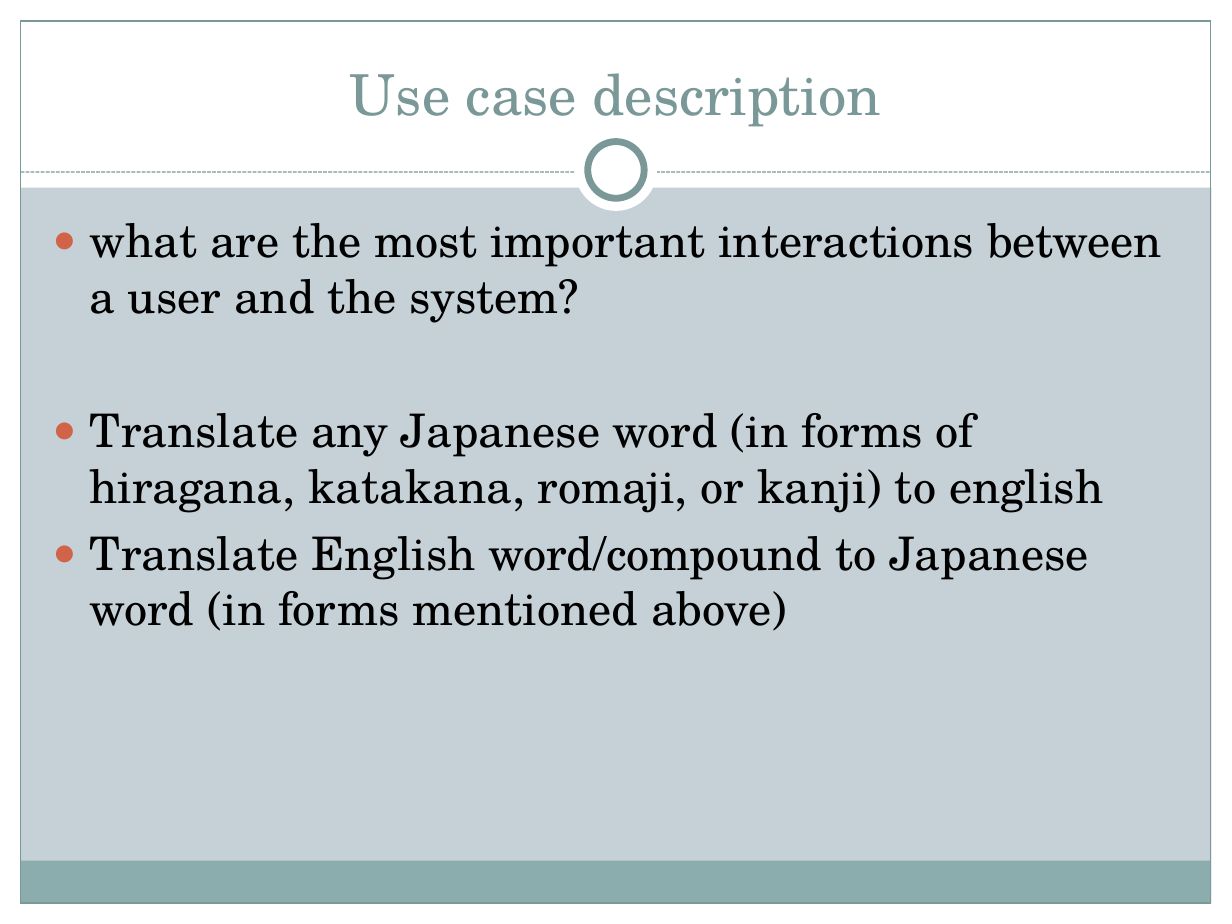
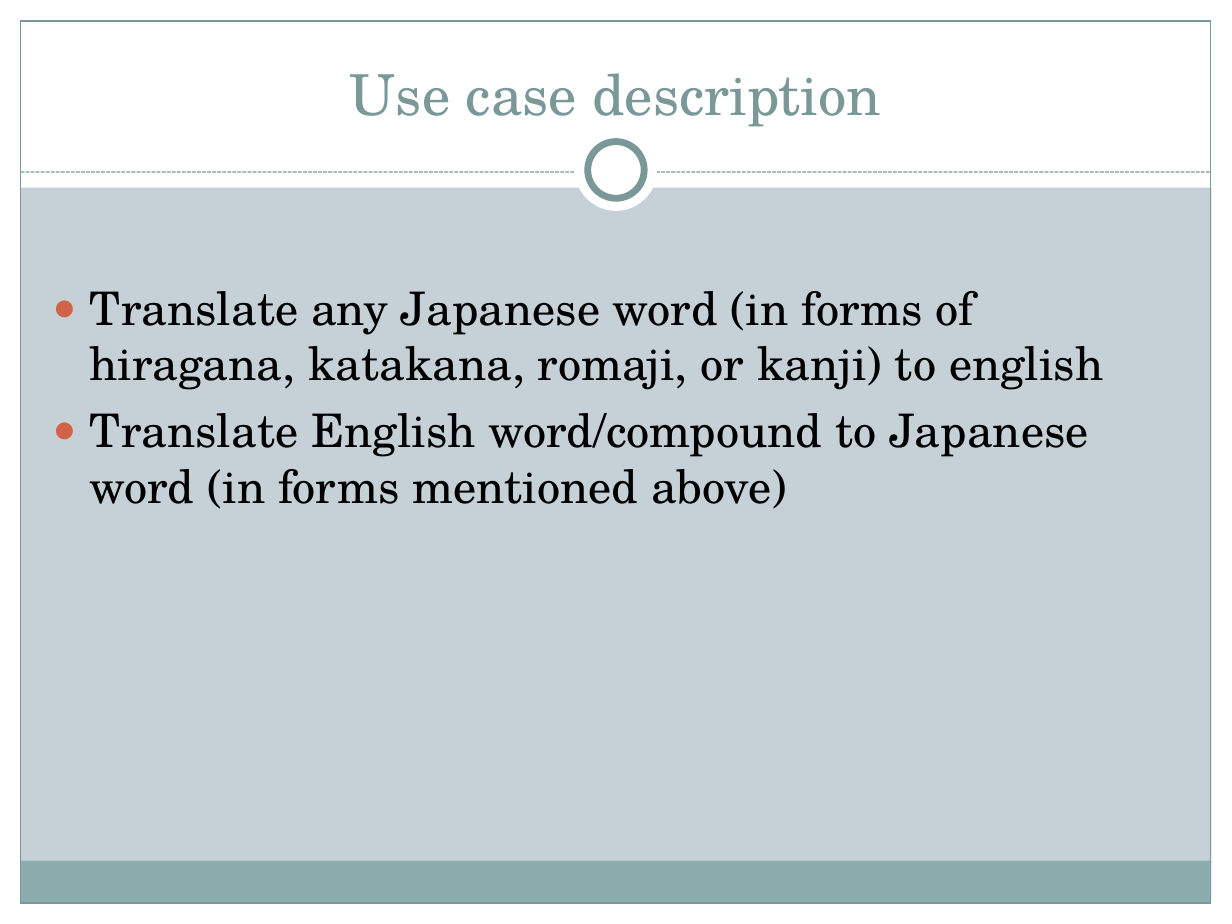
Before and after one commit to allenkvu/CSE111-project, a slide deck: slide 3 of DB_powerpoint.ppt. Drawn at 1232x924 pixels with LibreOffice and Linux fonts; fonts in the diff are those of the drawing. Boxes give left, top, right and bottom in pixels: in the first picture for what was removed or moved away, otherwise in the second. Text is boxed around its words. In the diff, an @@ line names an element or a change of style, - is before the commit and + after.

```diff
--- a/DB_powerpoint.ppt
+++ b/DB_powerpoint.ppt
@@ text at bbox=[89, 223, 1162, 323]: paragraph removed @@
-● what are the most important interactions between a user and the system?
```
Also in this commit, not shown: 1 other slide changed.
